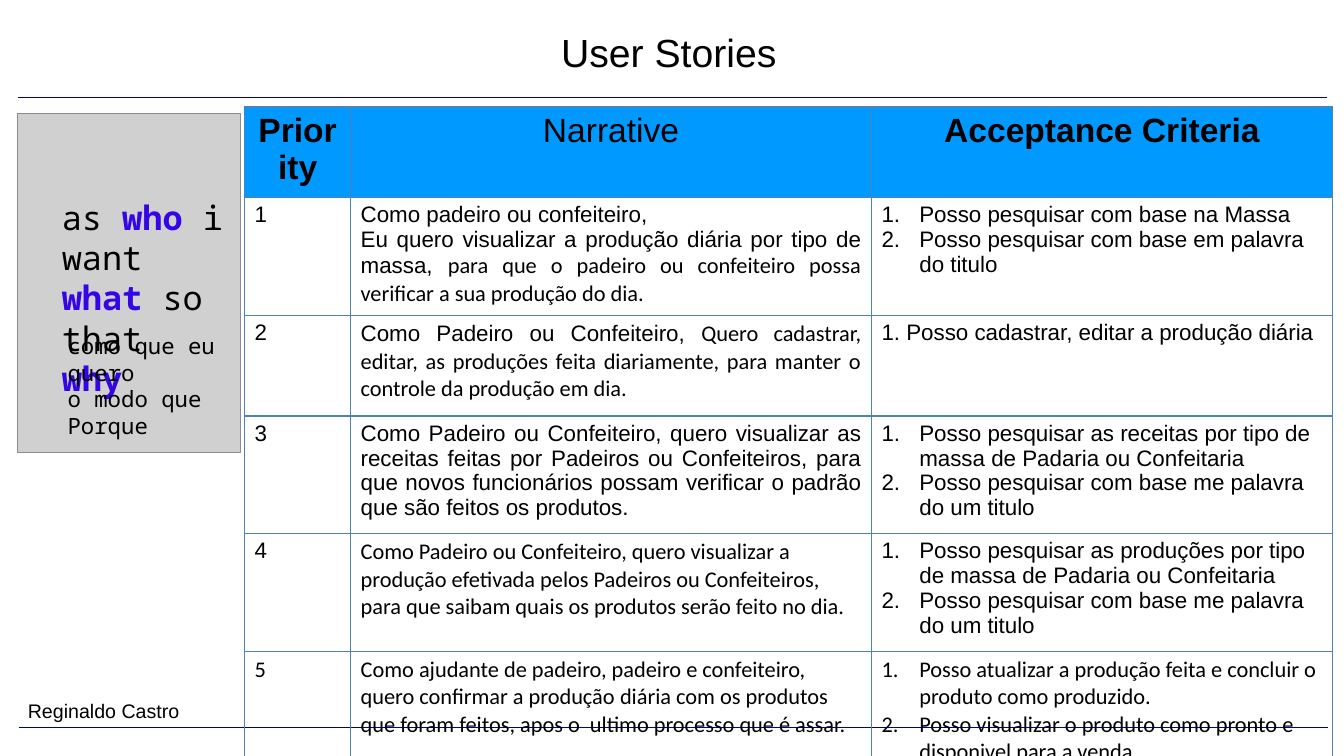
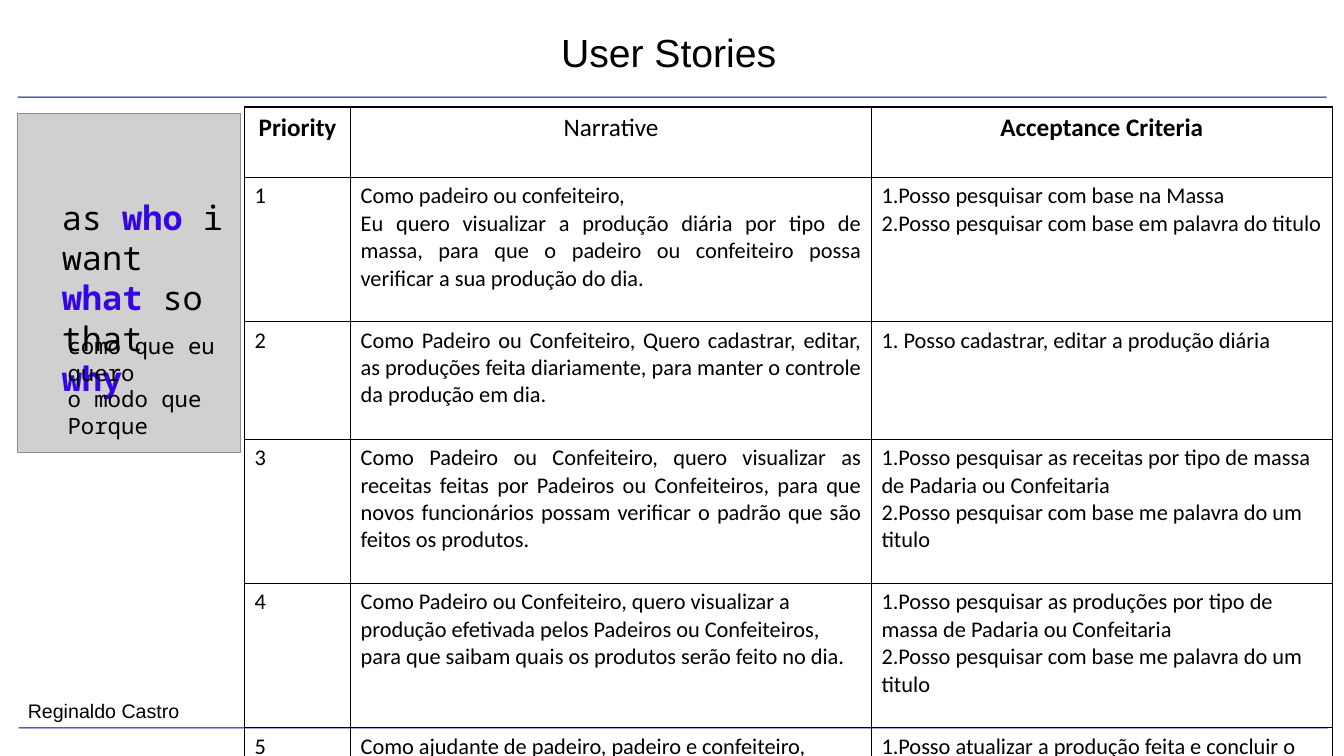
Before and after one commit to WilAlves/projetos_sistemas, a slide deck: slide 12 of SISPAN_V4.pptx (slide 11 before the commit). Drawn at 1344x756 pixels with LibreOffice and Linux fonts; fonts in the diff are those of the drawing; grey boxes stand for pictures; background and template pictures are left out. Boxes give left, top, right and bottom in pixels: in the first picture for what was removed or moved away, otherwise in the second. Text is boxed around its words. In the diff, an @@ line names an element or a change of style, - is before the commit and + after.

```diff
--- a/SISPAN_V4.pptx
+++ b/SISPAN_V4.pptx
@@ line (18, 97) - (1327, 97): stroke #000099 0.75 pt to #000099 0.74 pt @@
@@ table at <box>245,107,1332,756</box> @@
@@ fill #0099FF to none in row 1 @@
@@ size 24 to 18 pt in "Priority", "Narrative", "Acceptance Criteria" @@
@@ font Arial to Calibri in "Priority", "Narrative", "Acceptance Criteria", "1" and 14 more places @@
@@ indent changed @@
@@ borders changed @@
@@ line (19, 727) - (1328, 727): stroke #000099 0.75 pt to #000099 0.74 pt @@
```
Also in this commit, not shown: 17 other slides changed, 2 slides added.
